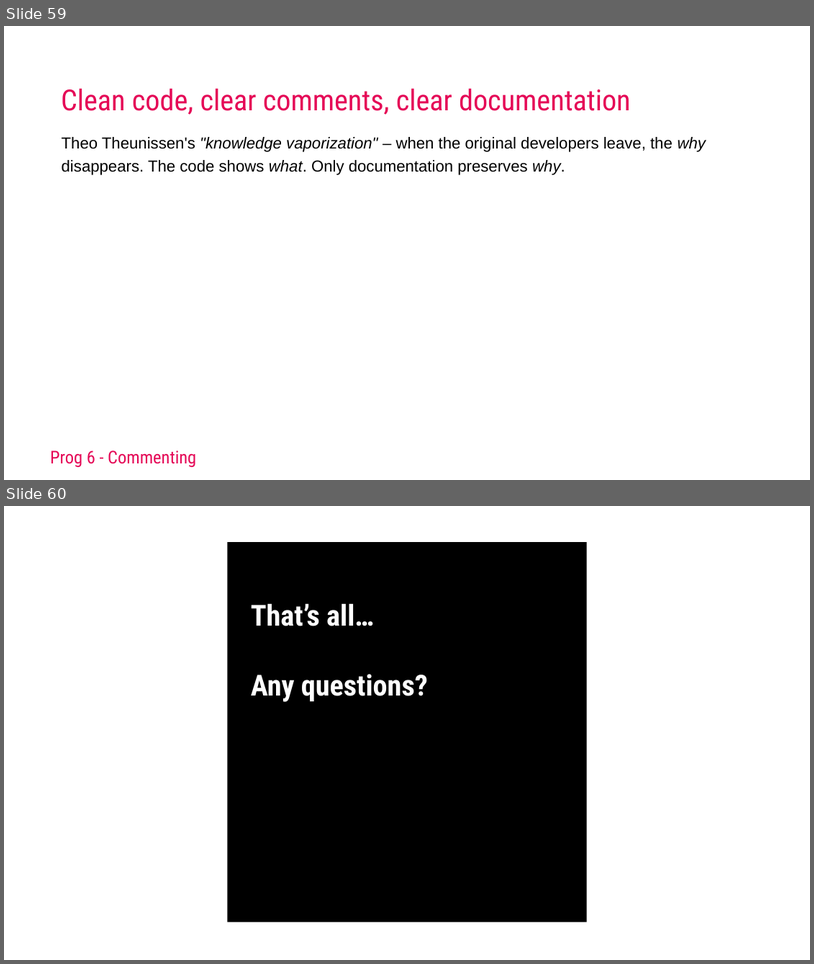
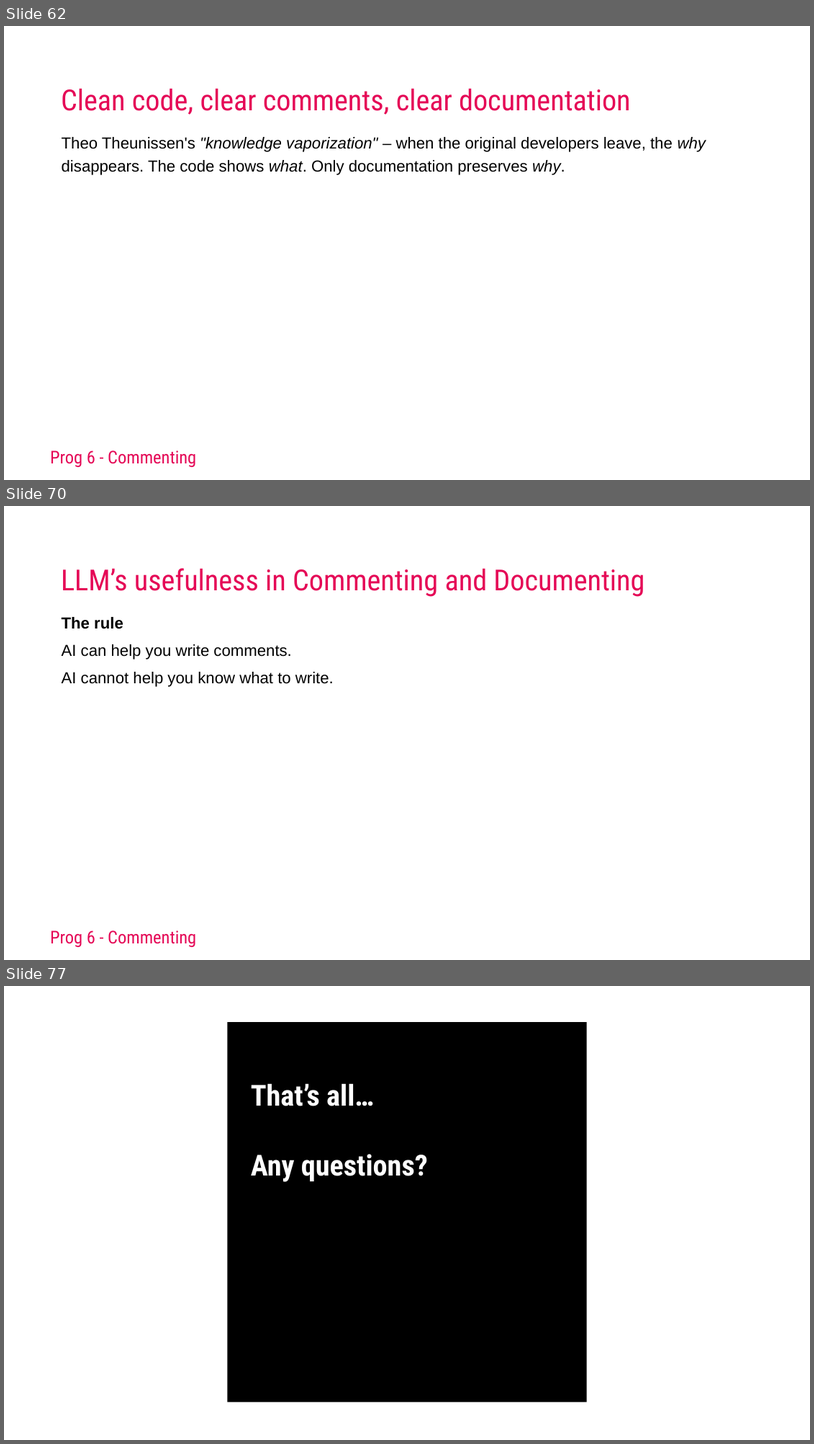
Before and after one commit to AEAEmbedded/ESE_PROG, a slide deck: Workshops/Commenting/Keynotes/Workshop Commenting 2025.pptx. Shown one above the other, each under a label of ours: slides 59 and 60 before the commit, slides 62, 70 and 77 after it; the slides between them are not shown. The pictures are 814x964 and 814x1444 pixels, drawn with LibreOffice and Linux fonts; fonts in the diff are those of the drawing; background and template pictures are left out. Boxes give left, top, right and bottom in pixels: in the first picture for what was removed or moved away, otherwise in the second. Text is boxed around its words. In the diff, an @@ line names an element or a change of style, - is before the commit and + after.

Commit message:
Enh Workshop commenting

```diff
--- a/Workshops/Commenting/Keynotes/Workshop Commenting 2025.pptx
+++ b/Workshops/Commenting/Keynotes/Workshop Commenting 2025.pptx
@@ slide 70 added at (4,506,810,960), background #FFFFFF; not listed: 1 template element that a slide beside it also shows @@
@@ title added at (61,568,645,597), 69 pt, text #E50856 @@
+LLM’s usefulness in Commenting and Documenting
@@ text added at (62,617,334,687), 38 pt, text #000000 @@
+The rule
+AI can help you write comments.
+AI cannot help you know what to write.
@@ what was slide 59 is now slide 62 @@
@@ what was slide 60 is now slide 77 @@
```
Also in this commit, not shown: 16 other slides added, 10 other files.
